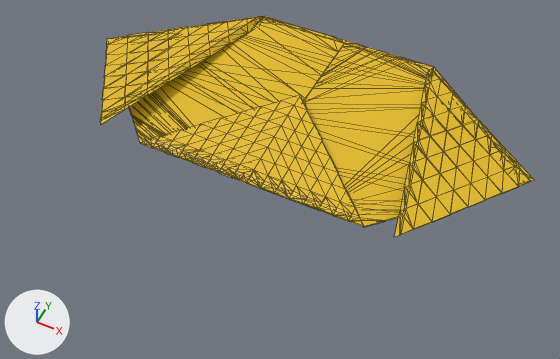
An edit to the glTF model src/components/Origami/comp/Dog.glb, drawn before and after from the same camera.
One viewpoint serves both versions: a 50 mm lens placed at (0.972, -2.153, 2.168), pointed at (0.08, -0.368, -0.063). The axes (+X, +Y, +Z) are drawn at lower left. The lights are the same throughout. Both versions are drawn at frame 141 of the action 'ArmatureAction.001'; the numbers are the values there. Mesh edges are drawn as thin lines.
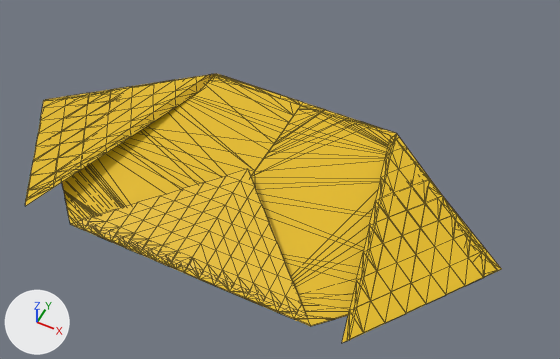
Boxes (x1, y1, x2, y2) around the edits, measured in the pictures (560 x 359 px):
'Plane.001', posed (10% wider, 22% taller): before (100, 16, 534, 237); after (25, 74, 501, 343)

The edits, one by one:
Object 'Armature' (bone_rig_object) moves from (0.0, 0.45, -0.24) to (0.0, 0.0, -0.24).
